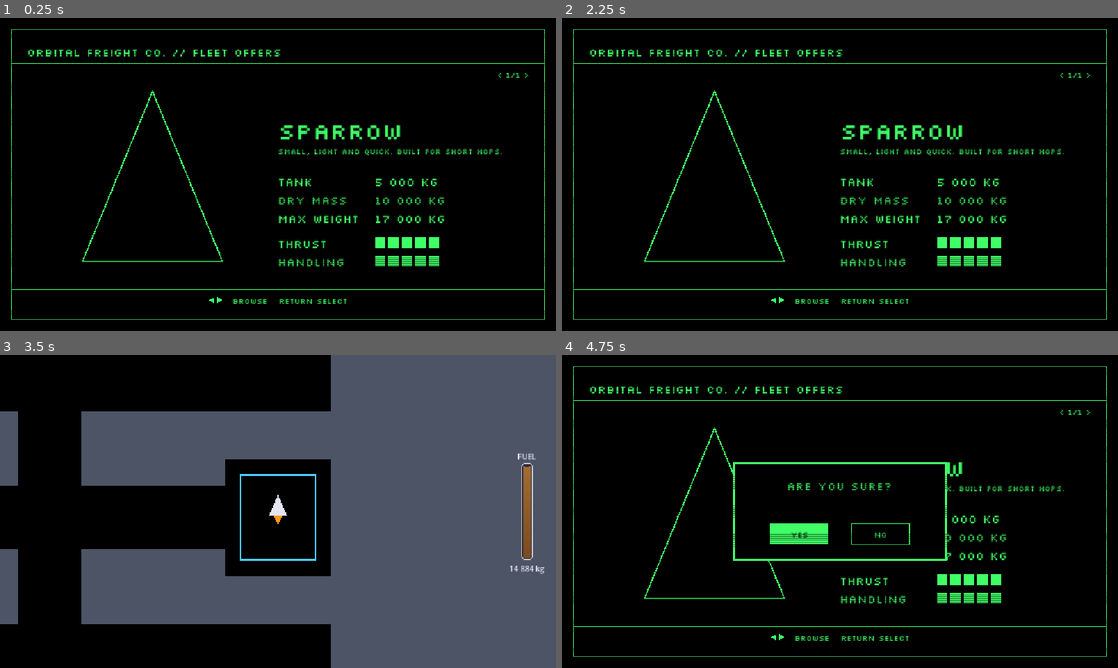
Above: before the commit, frames 1-4 (two rows, left to right).
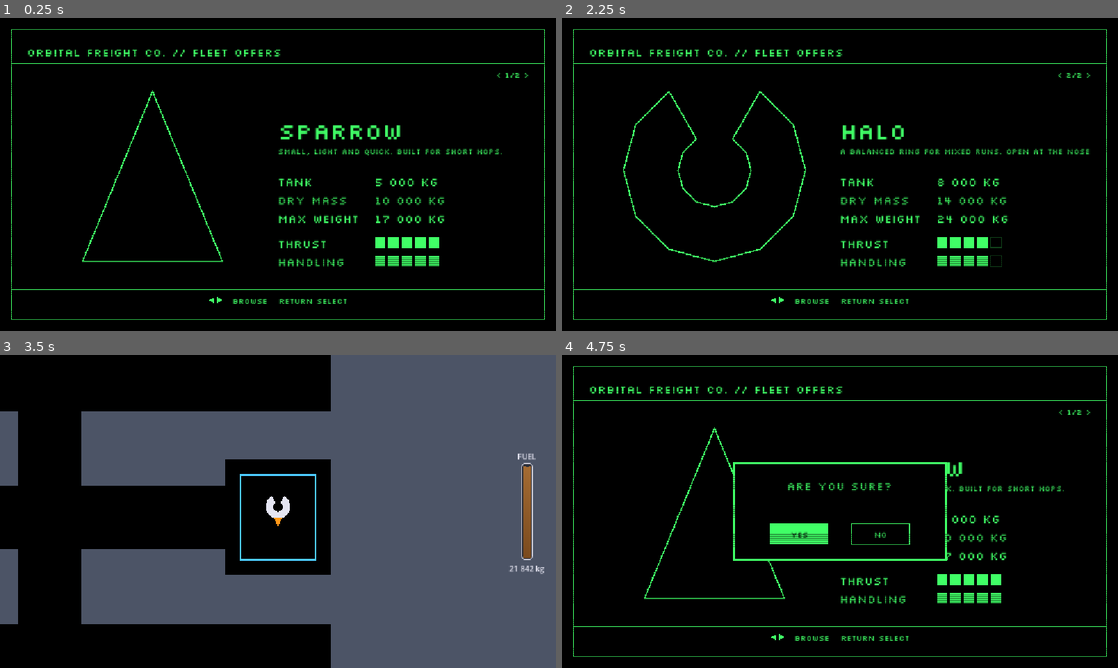
Above: after the commit, the same moments.

Repository: pkopczynski/lunar-lander
Game: Godot game, scene res://main.tscn
Same seed, same stepped clock (60 frames per second), same inputs: the game is played once before the commit and once after it.
Inputs (mouse positions are in pixels of both pictures, inside the frame that each line leads up to):
- Up to frame 1 (0.25 s): no input
- Up to frame 2 (2.25 s): tap Enter (ui_accept) at 0.5, 0.77, 1.25, 1.52 s; move the mouse to (962, 158) at 0.52 s; hold Right (ui_right) 0.53-1.28 s; click (962, 158) at 0.67 s; move the mouse to (728, 190) at 1.27 s; hold - (weight_down) 1.28-2.03 s; tap R (restart) at 2 s; move the mouse to (895, 105) at 2.02 s; hold Right (ui_right) from 2.03 s (still down)
- Up to frame 3 (3.5 s): tap Enter (ui_accept) at 2.75, 3.02 s; move the mouse to (250, 574) at 2.77 s; release Right (ui_right) at 2.78 s; hold Up (ui_up) from 2.78 s (still down); click (250, 574) at 2.92 s
- Up to frame 4 (4.75 s): move the mouse to (1006, 558) at 3.52 s; release Up (ui_up) at 3.53 s; hold Left (ui_left) from 3.53 s (still down); tap Enter (ui_accept) at 3.77, 4.52 s; tap R (restart) at 4.15 s; move the mouse to (673, 464) at 4.27 s

The runs differ from the first frame. In frame 1, less than 0.1% of the frame differs, in the area x 89-94%, y 17-20%; in frame 2, 2.5%, in the area x 11-95%, y 17-80%; in frame 3, 0.3%; in frame 4, less than 0.1%.

Commit message:
feat: add the Halo ship type
A C-shaped ring 40 px across with a 16 px hole, open at the nose, with
a concave collision hull (gap included) and the flame at the back.
Tuned against the Sparrow: ~80% climb off the pad, 2.2 rad/s turn,
~1.2x the full-tank thrust time; hovers and crosses the border at
Maximum weight.

Per-ship-type measurements move into shared, generic test helpers in
scene_test.gd, and the Office tests no longer hard-code the Offer count.

Co-Authored-By: Claude Opus 5.5 <noreply@anthropic.com>

Diff:
--- a/ship_type.gd
+++ b/ship_type.gd
@@ -23,7 +23,8 @@
 var handling_rating: int
 
 static var SPARROW := sparrow()
-static var ALL: Array[ShipType] = [SPARROW]
+static var HALO := halo()
+static var ALL: Array[ShipType] = [SPARROW, HALO]
 
 
 static func sparrow() -> ShipType:
@@ -42,3 +43,38 @@
 	type.thrust_rating = 5
 	type.handling_rating = 5
 	return type
+
+
+# A C-shaped ring, open at the nose, with the flame at the back. Its hull is
+# concave; CollisionPolygon2D's default solids build mode splits it into convex parts.
+static func halo() -> ShipType:
+	var type := ShipType.new()
+	type.name = "Halo"
+	type.flavour = "A balanced ring for mixed runs. Open at the nose."
+	type.hull = ring(20.0, 8.0, deg_to_rad(30.0), 10)
+	type.flame = PackedVector2Array([Vector2(-6, 18), Vector2(6, 18), Vector2(0, 33)])
+	type.default_dry_mass = 14000.0
+	type.maximum_weight = 24000.0
+	type.tank = 8000.0
+	# Tuned against the Sparrow in tests/test_halo.gd: climbs off the pad at ~80%,
+	# lasts ~1.2x as long on a full tank of continuous thrust.
+	type.thrust = 214.0
+	type.burn_rate = 231.0
+	type.turn_rate = 2.2
+	type.thrust_rating = 4
+	type.handling_rating = 4
+	return type
+
+
+# Outline of a ring with a gap of 2 * gap_half_angle centred on the nose (-y):
+# the outer arc one way round, then the inner arc back.
+static func ring(outer_radius: float, inner_radius: float, gap_half_angle: float, segments: int) -> PackedVector2Array:
+	var outer := PackedVector2Array()
+	var inner := PackedVector2Array()
+	for i in segments + 1:
+		var angle := lerpf(gap_half_angle, TAU - gap_half_angle, float(i) / segments)
+		var direction := Vector2(sin(angle), -cos(angle))
+		outer.append(direction * outer_radius)
+		inner.append(direction * inner_radius)
+	inner.reverse()
+	return outer + inner
--- a/tests/scene_test.gd
+++ b/tests/scene_test.gd
@@ -80,6 +80,84 @@
 	main().get_node("UI/Message").visible = false
 
 
+# Per-ship-type measurements, for whichever ship type is chosen. Each one puts
+# the ship in free flight, so choose a ship first.
+
+func dry_mass() -> float:
+	return lander().total_mass() - lander().fuel
+
+
+# Presses + until dry mass reaches the ship type's Maximum weight.
+func raise_to_maximum_weight() -> void:
+	var steps := ceili((lander().ship_type.maximum_weight - dry_mass()) / Lander.DRY_MASS_STEP)
+	for i in steps + 1:
+		await press(&"weight_up")
+
+
+# Whether a second of full thrust above the pad leaves the ship climbing.
+func climbs_under_full_thrust() -> bool:
+	var ship := lander()
+	place(Vector2(World.WORLD_WIDTH / 2.0, 0))
+	hold(&"ui_up")
+	await seconds(1.0)
+	release(&"ui_up")
+	return ship.velocity.y < 0.0 and ship.position.y < 0.0
+
+
+# Holds full thrust from below the border band until the ship crosses into deep
+# space or 10 s pass; returns the top climb speed reached.
+func top_climb_speed_to_the_border() -> float:
+	var ship := lander()
+	place(Vector2(World.WORLD_WIDTH / 2.0, World.BORDER_Y + 600.0))
+	var top_speed := 0.0
+	hold(&"ui_up")
+	for i in roundi(10.0 * PHYSICS_FPS):
+		await frames(1)
+		top_speed = maxf(top_speed, -ship.velocity.y)
+		if ship.in_deep_space:
+			break
+	release(&"ui_up")
+	return top_speed
+
+
+# Height in px climbed in 1 s of full thrust from rest at pad altitude (full gravity).
+func climb_off_the_pad() -> float:
+	var ship := lander()
+	var start := Vector2(Lander.PAD_CENTER_X, 400.0)
+	place(start)
+	hold(&"ui_up")
+	await seconds(1.0)
+	release(&"ui_up")
+	return start.y - ship.position.y
+
+
+# Rad/s turned while holding Left for 1 s in open deep space.
+func turn_rate() -> float:
+	var ship := lander()
+	place(Vector2(World.WORLD_WIDTH / 4.0, World.BORDER_Y - 600.0))
+	hold(&"ui_left")
+	await seconds(1.0)
+	release(&"ui_left")
+	return -ship.rotation
+
+
+# Seconds of continuous thrust a full tank lasts, with the ship held still in
+# deep space (no gravity, no braking burn).
+func full_tank_thrust_time() -> float:
+	var ship := lander()
+	var spot := Vector2(World.WORLD_WIDTH / 4.0, World.BORDER_Y - 600.0)
+	place(spot)
+	var thrust_frames := 0
+	hold(&"ui_up")
+	while ship.fuel > 0.0 and thrust_frames < roundi(120.0 * PHYSICS_FPS):
+		await frames(1)
+		thrust_frames += 1
+		ship.position = spot
+		ship.velocity = Vector2.ZERO
+	release(&"ui_up")
+	return thrust_frames / PHYSICS_FPS
+
+
 # Input
 
 func hold(action: StringName) -> void:
--- /dev/null
+++ b/tests/test_halo.gd
@@ -0,0 +1,144 @@
+extends "res://tests/scene_test.gd"
+
+# Tuning targets from the ship type table in issue #1, relative to the Sparrow.
+const CLIMB_RATIO := 0.8
+const TURN_RATE := 2.2
+# ~24 s against the Sparrow's ~20 s.
+const THRUST_TIME_RATIO := 24.0 / 20.0
+
+
+func test_halo_offer_is_reachable_with_left_and_right() -> void:
+	await browse_to(&"ui_right")
+	check(office().selected_offer().name == "Halo", "Right should reach the Halo Offer")
+	await restart_office()
+	await browse_to(&"ui_left")
+	check(office().selected_offer().name == "Halo", "Left should reach the Halo Offer")
+
+
+func test_halo_offer_shows_its_numbers_ratings_and_wireframe() -> void:
+	await browse_to(&"ui_right")
+	var lines := office().offer_lines()
+	for expected: String in ["HALO", "TANK 8 000 KG", "DRY MASS 14 000 KG", "MAX WEIGHT 24 000 KG",
+			"THRUST ■■■■□", "HANDLING ■■■■□"]:
+		check(expected in lines, "the Halo Offer should show %s, shows %s" % [expected, lines])
+	check(office().offer_picture() == office().selected_offer().hull, "the Offer picture should be the Halo's hull")
+
+
+func test_choosing_the_halo_docks_it_with_a_full_tank_inside_the_spot() -> void:
+	await choose_ship("Halo")
+	var ship := lander()
+	check(ship.ship_type.name == "Halo", "the ship should be a Halo, got %s" % ship.ship_type.name)
+	check(ship.docked, "the Halo should be Docked")
+	check(ship.is_inside_spot(), "the whole Halo hull should be inside the parking spot")
+	check_near(ship.fuel, 8000.0, 0.01, "fuel")
+	check_near(ship.total_mass(), 22000.0, 0.01, "total mass")
+
+
+func test_halo_is_a_ring_about_40_px_across_open_at_the_nose() -> void:
+	await choose_ship("Halo")
+	var ship := lander()
+	place(Vector2(World.WORLD_WIDTH / 4.0, World.BORDER_Y - 600.0))
+	await frames(2)
+	var size := hull_size(ship.ship_type.hull)
+	check_near(size.x, 40.0, 2.0, "hull width")
+	check(size.y >= 36.0 and size.y <= 42.0, "the hull should be about 40 px tall, is %s" % size.y)
+	for point in [Vector2(14, 0), Vector2(-14, 0), Vector2(0, 14), Vector2(10, -10), Vector2(-10, -10)]:
+		check(hits_ship(point), "the ring should be solid at %s" % point)
+	# The ~16 px hole, and the gap from the nose into it.
+	for point in [Vector2.ZERO, Vector2(5, 0), Vector2(-5, 0), Vector2(0, 5), Vector2(0, -5),
+			Vector2(0, -10), Vector2(0, -14), Vector2(0, -18)]:
+		check(not hits_ship(point), "the hole and gap should be open at %s" % point)
+	var flame_size := hull_size(ship.ship_type.flame)
+	var flame_top := INF
+	for point in ship.ship_type.flame:
+		flame_top = minf(flame_top, point.y)
+	check(flame_top >= 15.0 and flame_size.y > 0.0, "the flame should come from the back of the ring, top at %s" % flame_top)
+
+
+func test_halo_lands_on_the_pad_with_the_sparrows_limits() -> void:
+	await choose_ship("Halo")
+	var ship := lander()
+	# Hull bottom ~8 px above the pad.
+	place(Vector2(Lander.PAD_CENTER_X, 580), Vector2(0, 20))
+	await seconds(4.0)
+	check(ship.landed, "a gentle Halo should land on the pad")
+	await restart()
+	await choose_ship("Halo")
+	place(Vector2(Lander.PAD_CENTER_X, 520), Vector2(0, Lander.MAX_LANDING_VERTICAL_SPEED + 30.0))
+	await seconds(2.0)
+	check(message().begins_with("Crashed"), "a hard Halo landing should crash, got %s" % message())
+
+
+func test_halo_docks_in_the_parking_spot() -> void:
+	await choose_ship("Halo")
+	var ship := lander()
+	place(station().parking_spot.get_center())
+	await seconds(0.5)
+	check(ship.docked, "the Halo should dock in the parking spot")
+
+
+func test_halo_hovers_at_maximum_weight() -> void:
+	await choose_ship("Halo")
+	await raise_to_maximum_weight()
+	check_near(dry_mass(), 24000.0, 0.01, "dry mass at Maximum weight")
+	check(await climbs_under_full_thrust(), "the Halo should climb at Maximum weight")
+
+
+func test_halo_crosses_the_border_at_maximum_weight() -> void:
+	await choose_ship("Halo")
+	await raise_to_maximum_weight()
+	var top_speed: float = await top_climb_speed_to_the_border()
+	check(lander().in_deep_space, "the Halo should cross into deep space at Maximum weight")
+	check(top_speed >= Lander.CROSSING_SPEED, "the Halo should reach the crossing speed, top speed %s" % top_speed)
+
+
+func test_halo_climbs_off_the_pad_at_about_80_percent_of_the_sparrow() -> void:
+	await choose_ship("Sparrow")
+	var sparrow: float = await climb_off_the_pad()
+	await restart()
+	await choose_ship("Halo")
+	var halo: float = await climb_off_the_pad()
+	check_near(halo / sparrow, CLIMB_RATIO, 0.04, "Halo climb / Sparrow climb")
+
+
+func test_halo_turns_at_about_2_2_rad_per_s() -> void:
+	await choose_ship("Halo")
+	var rate: float = await turn_rate()
+	check_near(rate, TURN_RATE, 0.05, "Halo turn rate")
+
+
+func test_halo_thrusts_about_24_s_on_a_full_tank() -> void:
+	await choose_ship("Sparrow")
+	var sparrow: float = await full_tank_thrust_time()
+	await restart()
+	await choose_ship("Halo")
+	var halo: float = await full_tank_thrust_time()
+	check_near(halo / sparrow, THRUST_TIME_RATIO, 0.05, "Halo / Sparrow full-tank thrust time (%.1f s / %.1f s)" % [halo, sparrow])
+
+
+func browse_to(action: StringName) -> void:
+	for i in ShipType.ALL.size():
+		if office().selected_offer().name == "Halo":
+			return
+		await press(action)
+
+
+func restart_office() -> void:
+	await choose_ship()
+	await restart()
+
+
+func hits_ship(local_point: Vector2) -> bool:
+	var query := PhysicsPointQueryParameters2D.new()
+	query.position = lander().to_global(local_point)
+	for hit in lander().get_world_2d().direct_space_state.intersect_point(query):
+		if hit.collider == lander():
+			return true
+	return false
+
+
+func hull_size(points: PackedVector2Array) -> Vector2:
+	var box := Rect2(points[0], Vector2.ZERO)
+	for point in points:
+		box = box.expand(point)
+	return box.size
--- a/tests/test_office.gd
+++ b/tests/test_office.gd
@@ -96,19 +96,18 @@
 	var lines := office().offer_lines()
 	for expected: String in ["SPARROW", "SMALL, LIGHT AND QUICK. BUILT FOR SHORT HOPS.",
 			"TANK 5 000 KG", "DRY MASS 10 000 KG", "MAX WEIGHT 17 000 KG",
-			"THRUST ■■■■■", "HANDLING ■■■■■", "< 1/1 >"]:
+			"THRUST ■■■■■", "HANDLING ■■■■■", "< 1/%d >" % ShipType.ALL.size()]:
 		check(expected in lines, "the Offer should show %s, shows %s" % [expected, lines])
 	check(office().offer_picture() == ShipType.SPARROW.hull, "the Offer picture should be the Sparrow's hull")
 
 
 func test_browsing_wraps_around_any_number_of_offers() -> void:
-	await press(&"ui_right")
-	check(office().selected_offer().name == "Sparrow", "with one Offer, Right should stay on the Sparrow")
-	check("< 1/1 >" in office().offer_lines(), "the indicator should read < 1/1 >")
 	var extra := ShipType.sparrow()
 	extra.name = "Test ship"
 	ShipType.ALL.append(extra)
-	await press(&"ui_right")
+	var count := ShipType.ALL.size()
+	for i in count - 1:
+		await press(&"ui_right")
 	var after_right := office().selected_offer().name
 	var lines_after_right := office().offer_lines()
 	await press(&"ui_right")
@@ -116,7 +115,8 @@
 	await press(&"ui_left")
 	var after_left_wrap := office().selected_offer().name
 	ShipType.ALL.erase(extra)
-	check(after_right == "Test ship", "Right should browse to the next Offer, got %s" % after_right)
-	check("< 2/2 >" in lines_after_right, "the indicator should read < 2/2 >, shows %s" % [lines_after_right])
+	var indicator := "< %d/%d >" % [count, count]
+	check(after_right == "Test ship", "Right should browse to the last Offer, got %s" % after_right)
+	check(indicator in lines_after_right, "the indicator should read %s, shows %s" % [indicator, lines_after_right])
 	check(after_wrap == "Sparrow", "Right on the last Offer should wrap to the first, got %s" % after_wrap)
 	check(after_left_wrap == "Test ship", "Left on the first Offer should wrap to the last, got %s" % after_left_wrap)
--- a/tests/test_sparrow.gd
+++ b/tests/test_sparrow.gd
@@ -46,35 +46,14 @@
 
 func test_hovers_at_maximum_weight() -> void:
 	await choose_ship()
-	var ship := lander()
 	await raise_to_maximum_weight()
-	place(Vector2(World.WORLD_WIDTH / 2.0, 0))
-	hold(&"ui_up")
-	await seconds(1.0)
-	release(&"ui_up")
-	check(ship.velocity.y < 0.0, "should be climbing under full thrust, velocity.y is %s" % ship.velocity.y)
-	check(ship.position.y < 0.0, "should have climbed, y is %s" % ship.position.y)
+	check_near(dry_mass(), 17000.0, 0.01, "dry mass at Maximum weight")
+	check(await climbs_under_full_thrust(), "the Sparrow should climb at Maximum weight")
 
 
 func test_crosses_the_border_at_maximum_weight() -> void:
 	await choose_ship()
-	var ship := lander()
 	await raise_to_maximum_weight()
-	place(Vector2(World.WORLD_WIDTH / 2.0, World.BORDER_Y + 600.0))
-	var top_climb_speed := 0.0
-	hold(&"ui_up")
-	for i in roundi(10.0 * PHYSICS_FPS):
-		await frames(1)
-		top_climb_speed = maxf(top_climb_speed, -ship.velocity.y)
-		if ship.in_deep_space:
-			break
-	release(&"ui_up")
-	check(ship.in_deep_space, "should have crossed into deep space")
-	check(top_climb_speed >= Lander.CROSSING_SPEED, "should reach the crossing speed, top speed %s" % top_climb_speed)
-
-
-func raise_to_maximum_weight() -> void:
-	for i in 10:
-		await press(&"weight_up")
-	var ship := lander()
-	check_near(ship.total_mass() - ship.fuel, 17000.0, 0.01, "dry mass at Maximum weight")
+	var top_speed: float = await top_climb_speed_to_the_border()
+	check(lander().in_deep_space, "should have crossed into deep space")
+	check(top_speed >= Lander.CROSSING_SPEED, "should reach the crossing speed, top speed %s" % top_speed)
Not shown, added: tests/test_halo.gd.uid
